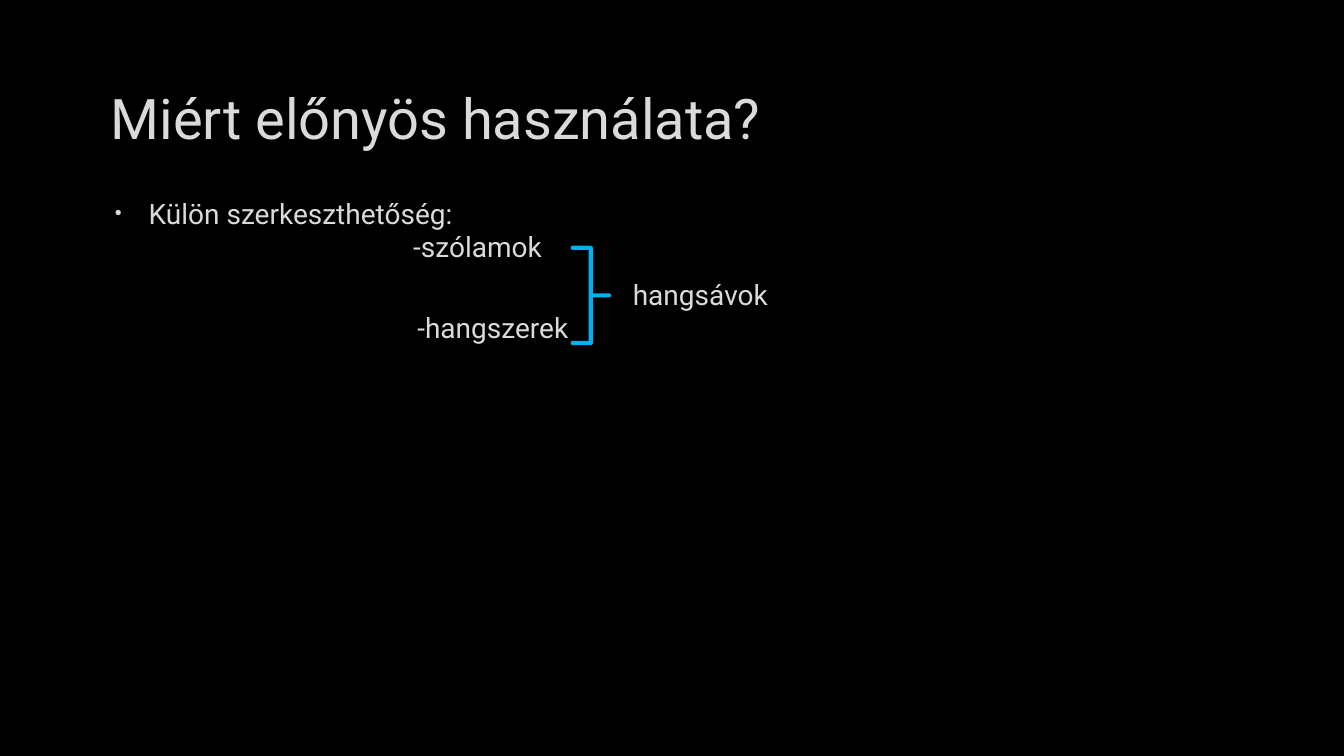
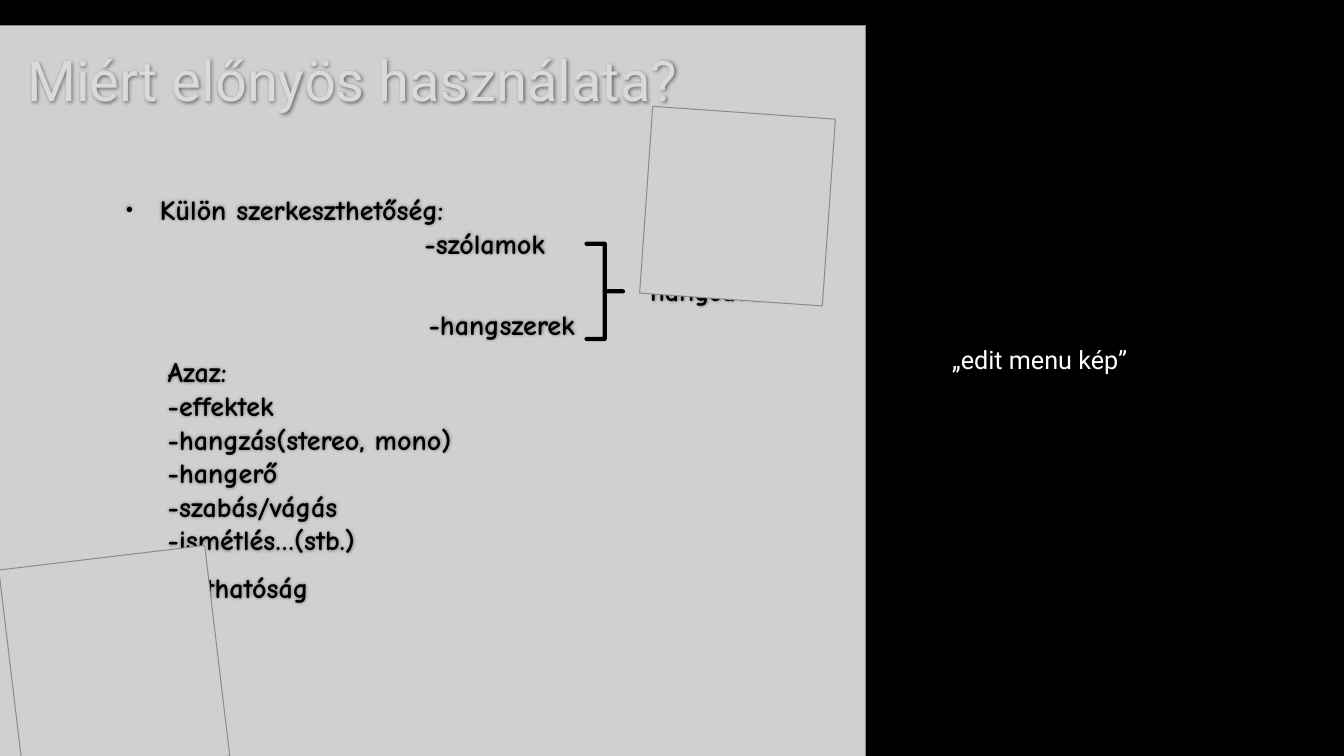
Before and after one commit to TatraiDominik/DAW-PPT, a slide deck: slide 4 of DAW.pptx. Drawn at 1344x756 pixels with LibreOffice and Linux fonts; fonts in the diff are those of the drawing; grey boxes stand for pictures; background and template pictures are left out. Boxes give left, top, right and bottom in pixels: in the first picture for what was removed or moved away, otherwise in the second. Text is boxed around its words. In the diff, an @@ line names an element or a change of style, - is before the commit and + after.

Commit message:
tartalom,design 5. diáig

```diff
--- a/DAW.pptx
+++ b/DAW.pptx
@@ picture added at (x1=0, y1=25, x2=865, y2=756) @@
@@ title "Miért előnyös használata?" moved from (x1=111, y1=97, x2=760, y2=151) to (x1=27, y1=60, x2=677, y2=115) @@
@@ picture added at (x1=640, y1=107, x2=836, y2=307) @@
@@ text "Külön szerkeszthetőség: -szólamok" moved from (x1=149, y1=203, x2=768, y2=311) to (x1=160, y1=199, x2=575, y2=608) @@
@@ text at (x1=160, y1=199, x2=575, y2=340): font Roboto to Comic Neue, text colour #DADADA to #000000, bold on in "Külön szerkeszthetőség: -szólamok", "hangsávok -hangszerek"; bullet colour #DADADA to #000000 @@
@@ right brace moved from (x1=573, y1=248, x2=609, y2=343) to (x1=587, y1=244, x2=623, y2=339) @@
@@ right brace at (x1=587, y1=244, x2=623, y2=339): outline #00B0F0 3 pt to #000000 3 pt @@
@@ text added at (x1=952, y1=350, x2=1127, y2=374), 18 pt, text #FFFFFF @@
+„edit menu kép”
@@ text at (x1=160, y1=363, x2=452, y2=608): paragraphs added @@
+  Azaz:
+  -effektek
+  -hangzás(stereo, mono)
+  -hangerő
+  -szabás/vágás
+  -ismétlés…(stb.)
+• Átláthatóság
@@ picture added at (x1=0, y1=546, x2=231, y2=756) @@
```
Also in this commit, not shown: 2 other slides changed, 1 slide added, 1 slide removed.
